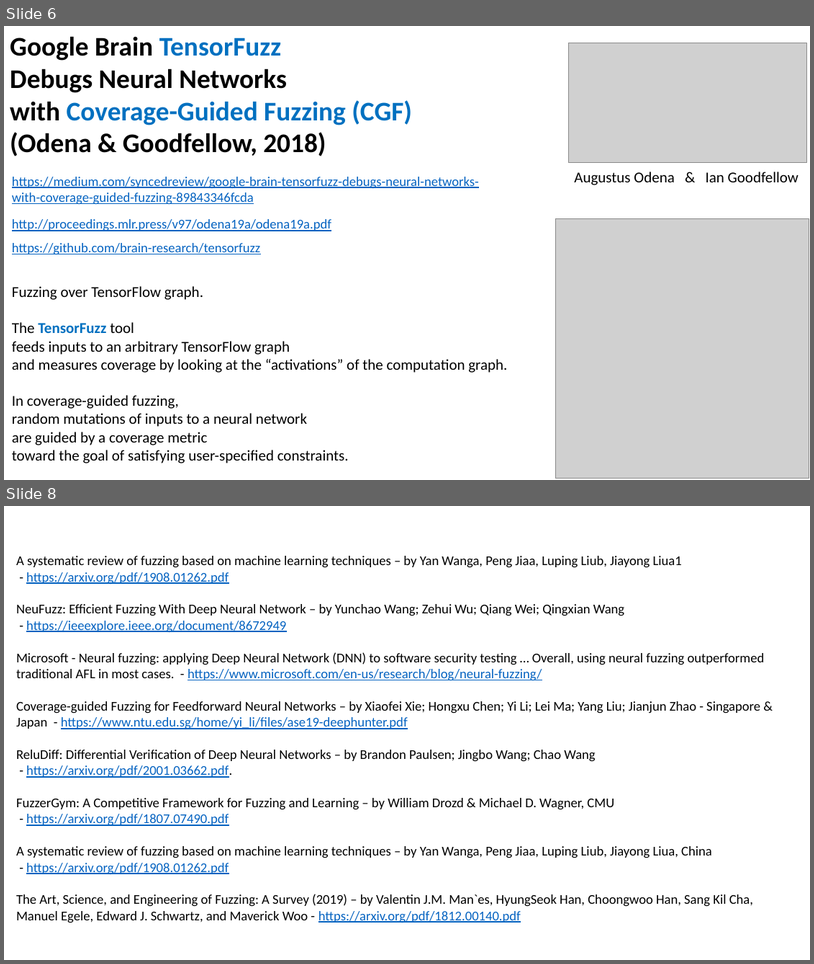
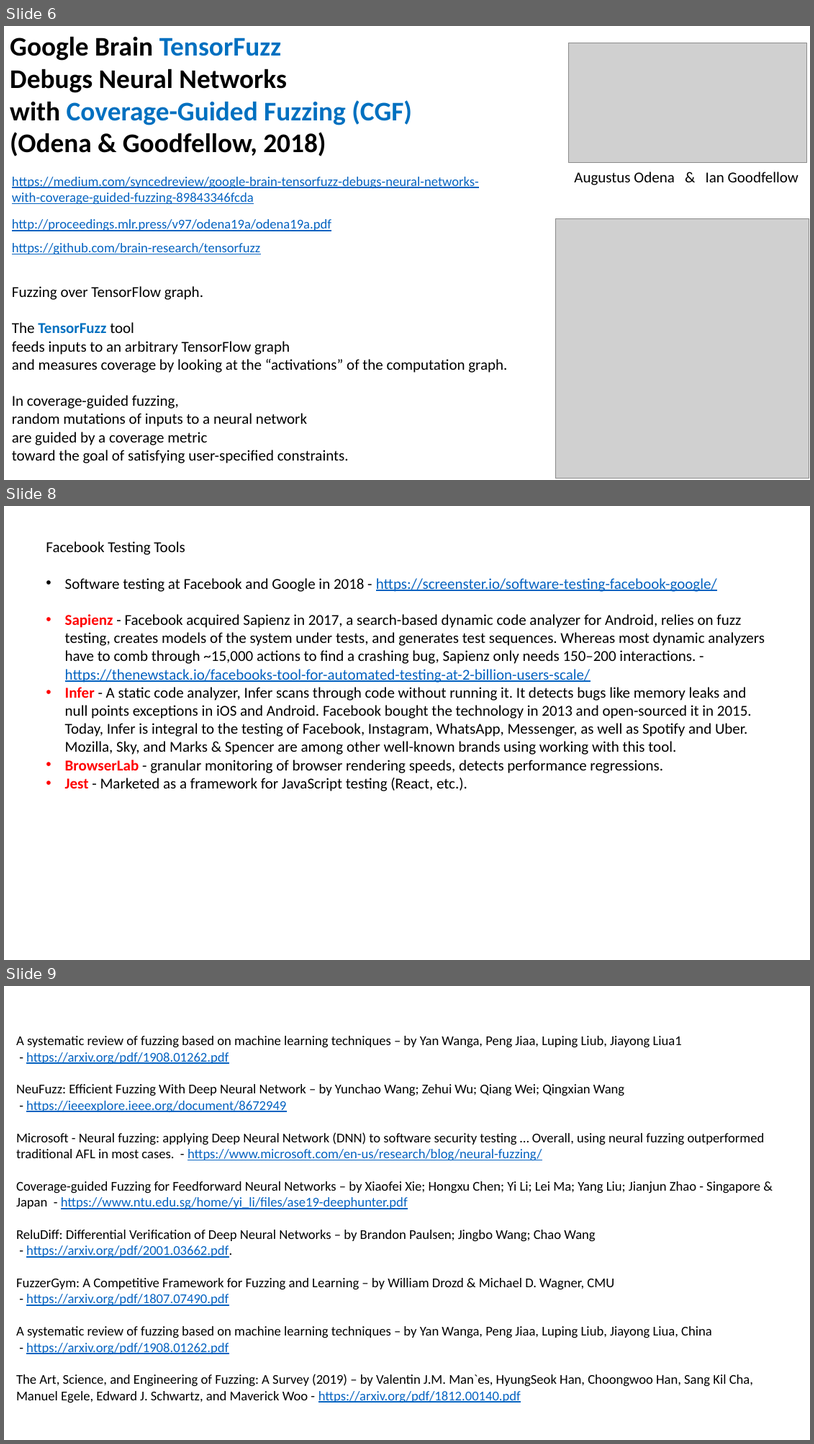
Before and after one commit to lselector/ml_ai_doc, a slide deck: fuzzing.pptx. Shown one above the other, each under a label of ours: slides 6 and 8 before the commit, slides 6, 8 and 9 after it; the slides between them are not shown. The pictures are 814x964 and 814x1444 pixels, drawn with LibreOffice and Linux fonts; fonts in the diff are those of the drawing; grey boxes stand for pictures. Boxes give left, top, right and bottom in pixels: in the first picture for what was removed or moved away, otherwise in the second. Text is boxed around its words. In the diff, an @@ line names an element or a change of style, - is before the commit and + after.

```diff
--- a/fuzzing.pptx
+++ b/fuzzing.pptx
@@ slide 8 added at [4,506,810,960], background #FFFFFF @@
@@ text added at [46,541,765,791], 18 pt, text #000000 @@
+Facebook Testing Tools
+• Software testing at Facebook and Google in 2018 - https://screenster.io/software-testing-facebook-google/
+• Sapienz - Facebook acquired Sapienz in 2017, a search-based dynamic code analyzer for Android, relies on fuzz testing, creates models of the system under tests, and generates test sequences. Whereas most dynamic analyzers have to comb through ~15,000 actions to find a crashing bug, Sapienz only needs 150–200 interactions. - https://thenewstack.io/facebooks-tool-for-automated-testing-at-2-billion-users-scale/
+• Infer - A static code analyzer, Infer scans through code without running it. It detects bugs like memory leaks and null points exceptions in iOS and Android. Facebook bought the technology in 2013 and open-sourced it in 2015. Today, Infer is integral to the testing of Facebook, Instagram, WhatsApp, Messenger, as well as Spotify and Uber. Mozilla, Sky, and Marks & Spencer are among other well-known brands using working with this tool.
+• BrowserLab - granular monitoring of browser rendering speeds, detects performance regressions.
+• Jest - Marketed as a framework for JavaScript testing (React, etc.).
@@ what was slide 8 is now slide 9 @@
```
Also in this commit, not shown: 2 slides changed, 1 other file.
